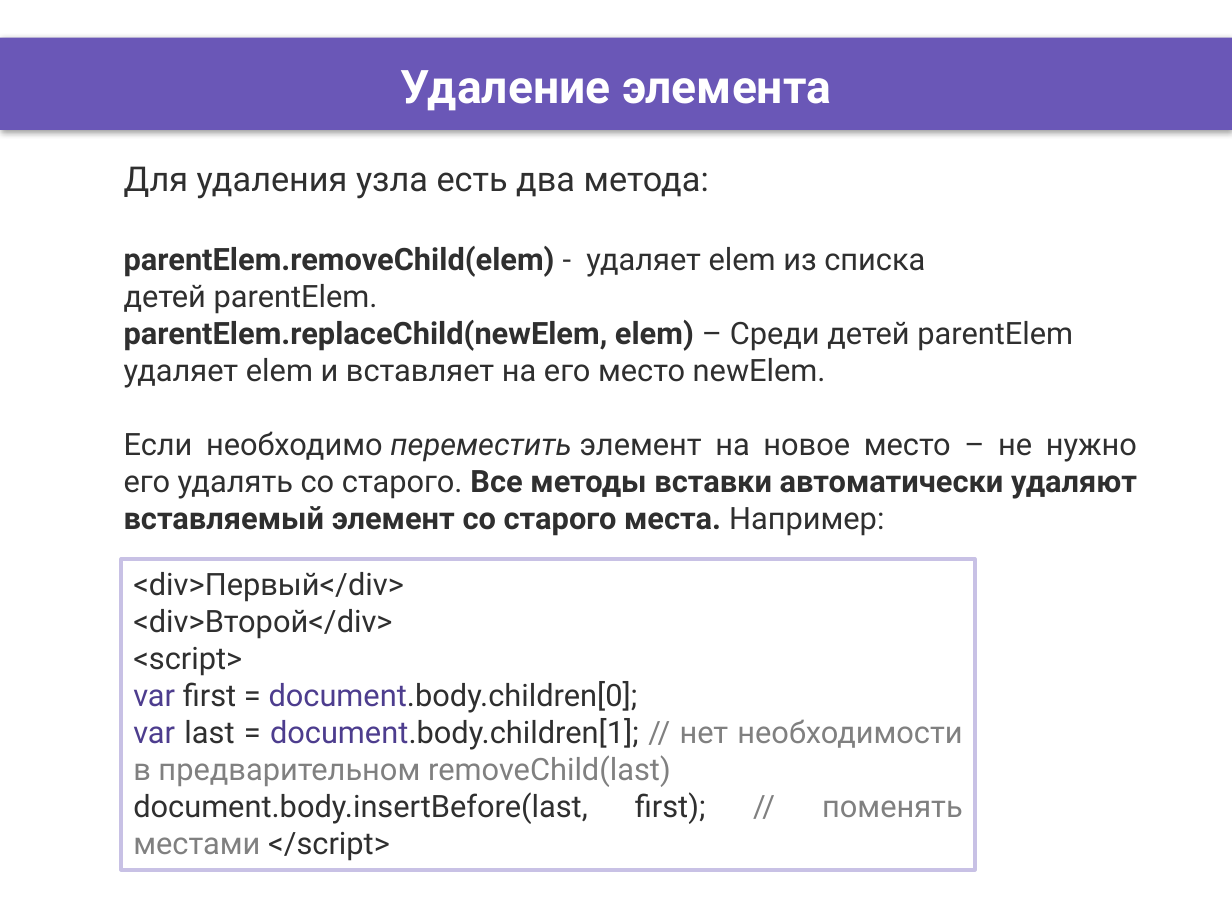
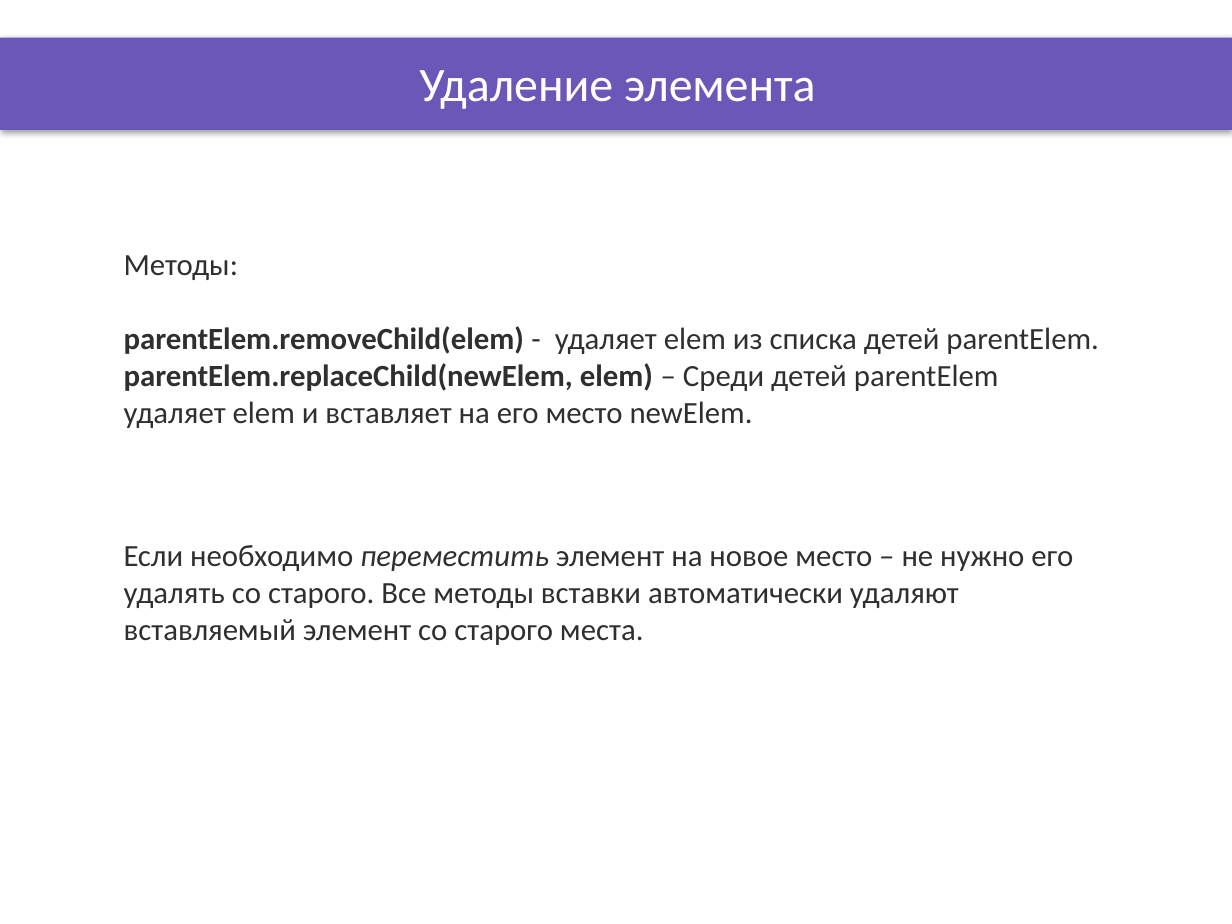
Before and after one commit to DinamickaDevelopment/ignite, a slide deck: slide 3 of JS/007_lesson/Presentation/document_page_objects_2.pptx. Drawn at 1232x924 pixels with LibreOffice and Linux fonts; fonts in the diff are those of the drawing; background and template pictures are left out. Boxes give left, top, right and bottom in pixels: in the first picture for what was removed or moved away, otherwise in the second. Text is boxed around its words. In the diff, an @@ line names an element or a change of style, - is before the commit and + after.

```diff
--- a/JS/007_lesson/Presentation/document_page_objects_2.pptx
+++ b/JS/007_lesson/Presentation/document_page_objects_2.pptx
@@ title "Удаление элемента" at [419,70,815,109]: size 27 to 28 pt, font Roboto to Calibri, bold off @@
@@ text "Методы:": place and size @@
-text "Методы:" at [124,166,1137,536]
+text "Методы:" at [124,255,1098,428]
@@ text at [124,255,238,280]: text changed; size 20 to 18 pt; font Roboto to Calibri @@
-Для удаления узла есть два метода:
+Методы:
@@ text at [124,326,1098,428]: font Roboto to Calibri @@
@@ text at [124,431,1137,536]: paragraph removed @@
-Если необходимо переместить элемент на новое место – не нужно его удалять со старого. Все методы вставки автоматически удаляют вставляемый элемент со старого места. Например:
@@ rectangle removed at [121,559,975,870] @@
-<div>Первый</div>
-<div>Второй</div>
-<script>
-var first = document.body.children[0];
-var last = document.body.children[1]; // нет необходимости в предварительном removeChild(last)
-document.body.insertBefore(last, first); // поменять местами </script>
@@ text added at [124,545,1073,645], 18 pt, text #2F2F2F @@
+Если необходимо переместить элемент на новое место – не нужно его удалять со старого. Все методы вставки автоматически удаляют вставляемый элемент со старого места.
```
Also in this commit, not shown: 4 other slides changed, 18 other files.
